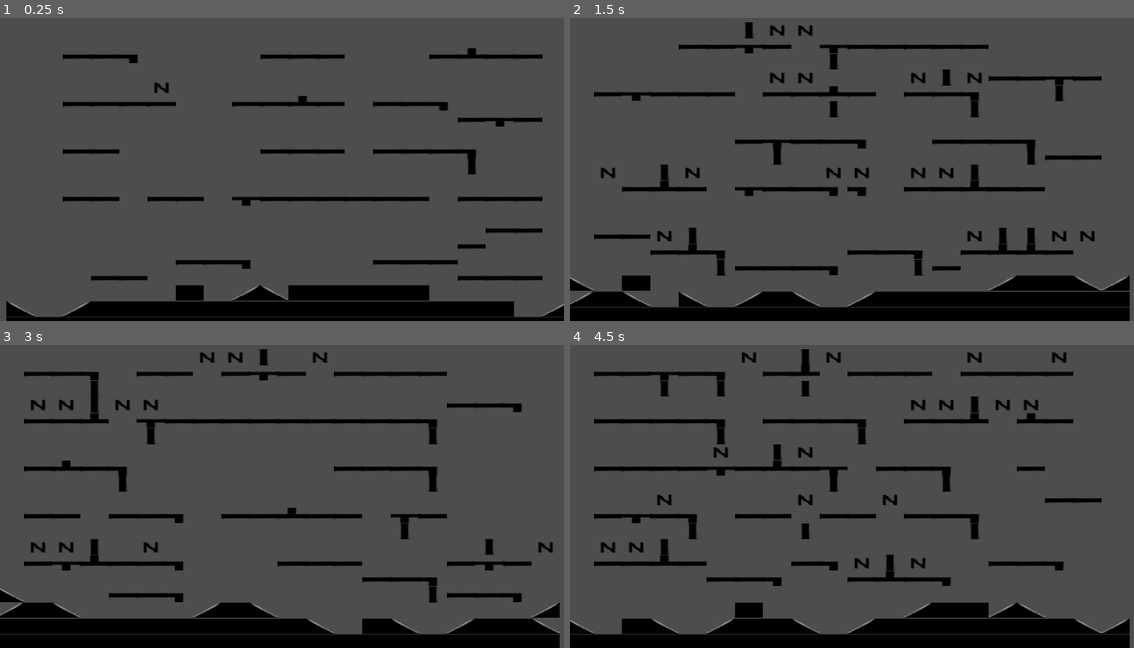
Above: before the commit, frames 1-4 (two rows, left to right).
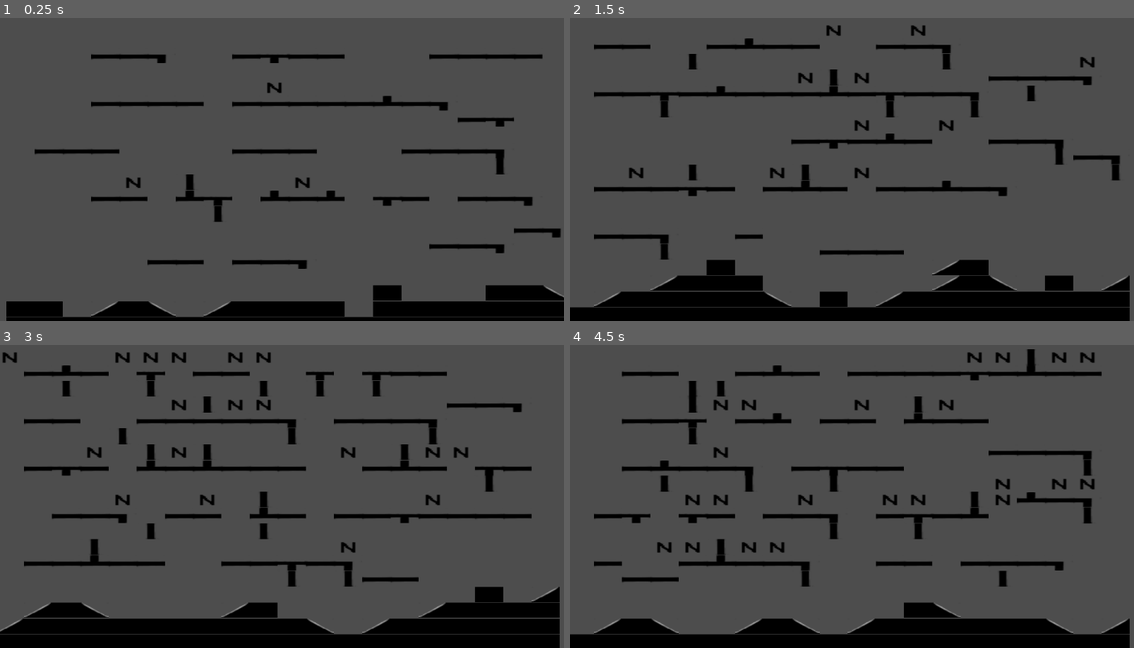
Above: after the commit, the same moments.

Repository: Deiuca/Platform-CA-Sincrono
Game: Godot game, scene res://progetto.tscn
The game is run twice, just before and just after one commit, with the same random seed, the same clock (stepped at 60 frames per second) and the same inputs.
Inputs:
- Up to frame 1 (0.25 s): no input
- Up to frame 2 (1.5 s): tap Enter at 0.5 s; hold R 0.53-1.28 s; tap Space at 1.25 s; tap I at 1.35 s
- Up to frame 3 (3 s): tap Enter at 2 s; hold R 2.03-2.78 s; tap Space at 2.75 s; tap I at 2.85 s
- Up to frame 4 (4.5 s): tap Enter at 3.5 s; hold R 3.53-4.28 s; tap Space at 4.25 s; tap I at 4.35 s

The runs differ from the first frame. In frame 1, 7.6% of the frame differs, in the area x 1-100%, y 10-99%; in frame 2, 11%, in the area x 0-98%, y 1-96%; in frame 3, 11%; in frame 4, 9.7%.

Commit message:
Fix Correzione Rampe

Diff:
--- a/cella.gd
+++ b/cella.gd
@@ -73,7 +73,7 @@
 
 	#(7) Se Sx Dx è platform, può diventare ostacolo. Ostacolo 50% Up 50% Down
 	if(are_cells_stato([3,4], Init.tipi.PLATFORM, true)):
-		if determina_se_accade(25.0):
+		if determina_se_accade(45.0):
 			if determina_se_accade(50.0):
 				return Init.tipi.PLATFORM_OBSTACLE
 			else:
@@ -85,7 +85,7 @@
 		if are_cells_stato([21], [Init.tipi.PLATFORM_OBSTACLE, Init.tipi.EDGE_DOWN, Init.tipi.PLATFORM]):
 			return Init.tipi.VERTICALE
 		else:
-			if determina_se_accade(15.0):
+			if determina_se_accade(25.0):
 				return Init.tipi.VERTICALE
 
 	#(11) Verticale se sotto PLATFORM_OBSTACLE
@@ -141,6 +141,14 @@
 	if self.tipo == Init.tipi.MURO_RAMPA_UP and num_vicini_rampa_up > 0:
 		set_tipo(Init.tipi.ARIA)
 
+	#Controllo che MURO_RAMPA siano posizionte correttamente
+	if self.tipo == Init.tipi.MURO_RAMPA_UP and (not are_cells_stato([3], Init.tipi.ARIA) or not are_cells_stato([4], Init.tipi.MURO, true)):
+		set_tipo(Init.tipi.ARIA)
+
+	#Controllo che MURO_RAMPA siano posizionte correttamente
+	if self.tipo == Init.tipi.MURO_RAMPA_DOWN and (not are_cells_stato([4], Init.tipi.ARIA) or not are_cells_stato([3], Init.tipi.MURO, true)):
+		set_tipo(Init.tipi.ARIA)
+
 	#Controllo se VERTICALE compatibile con vicinato
 	if self.tipo == Init.tipi.VERTICALE and ( (not are_cells_stato([6], Init.tipi.PLATFORM_OBSTACLE) or not are_cells_stato([1], Init.tipi.ARIA)) and (not are_cells_stato([6], Init.tipi.ARIA) or not are_cells_stato([1], [Init.tipi.PLATFORM_OBSTACLE_DOWN, Init.tipi.EDGE_DOWN], true))):
 		set_tipo(Init.tipi.ARIA)
@@ -174,13 +182,17 @@
 
 	#Se piattaform like e isolata -> ARIA
 	if self.tipo == Init.tipi.PLATFORM or self.tipo == Init.tipi.VERTICALE or self.tipo == Init.tipi.PLATFORM_OBSTACLE or self.tipo == Init.tipi.PLATFORM_OBSTACLE_DOWN or self.tipo == Init.tipi.EDGE_DOWN:
-		if num_vicini_muro > 0 or num_vicini_rampa_down > 0 or num_vicini_rampa_up >0:
+		if num_vicini_muro > 0 or num_vicini_rampa_down > 0 or num_vicini_rampa_up >0 or num_vicini_allargati_muro > 0:
 			set_tipo(Init.tipi.ARIA)
 
 	#Se MURO RAMPA sopra ha MURO -> MURO
 	if (self.tipo == Init.tipi.MURO_RAMPA_UP or self.tipo == Init.tipi.MURO_RAMPA_DOWN ) and self.vicini[1].tipo == Init.tipi.MURO:
 		set_tipo(Init.tipi.MURO)
 
+	#Se MURO RAMPA se sotto no muro -> ARIA
+	if (self.tipo == Init.tipi.MURO_RAMPA_UP or self.tipo == Init.tipi.MURO_RAMPA_DOWN ) and not self.vicini[6].tipo == Init.tipi.MURO:
+		set_tipo(Init.tipi.ARIA)
+
 	#Se PLATFORM è vicina ≠ ARIA o NEMICO -> ARIA
 	if  self.tipo == Init.tipi.PLATFORM and not are_cells_stato([1,6], [Init.tipi.ARIA, Init.tipi.NEMICO], true):
 		set_tipo(Init.tipi.ARIA)
@@ -188,6 +200,9 @@
 	#Se EDGE ha a Dx ≠ ARIA -> ARIA
 	if self.tipo == Init.tipi.EDGE_DOWN and (not are_cells_stato([4], Init.tipi.ARIA) or not are_cells_stato([3], Init.tipi.PLATFORM)):
 		set_tipo(Init.tipi.ARIA)
+
+	if self.tipo == Init.tipi.ARIA and are_cells_stato([1,6], Init.tipi.MURO):
+		set_tipo(Init.tipi.MURO)
 
 func are_cells_stato(array_celle , tipo , devono_esistere = false) -> bool:
 	if typeof(tipo) == TYPE_ARRAY:
Not shown, changed: .DS_Store
Not shown, changed: .gitignore
